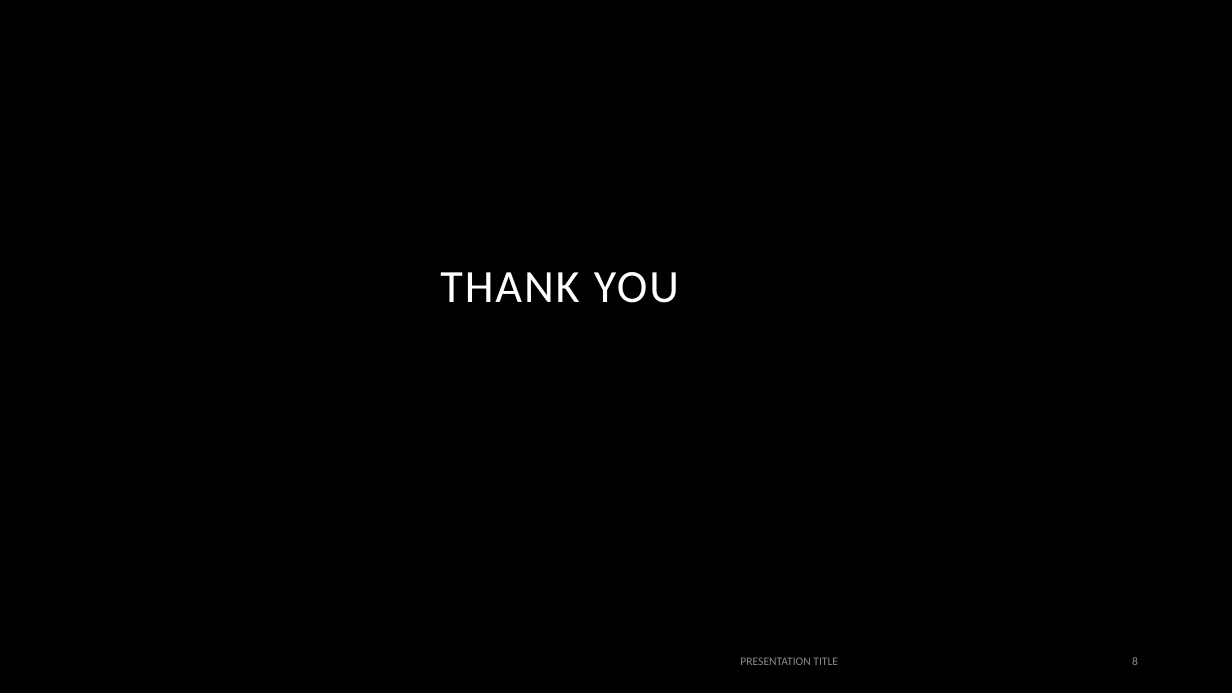
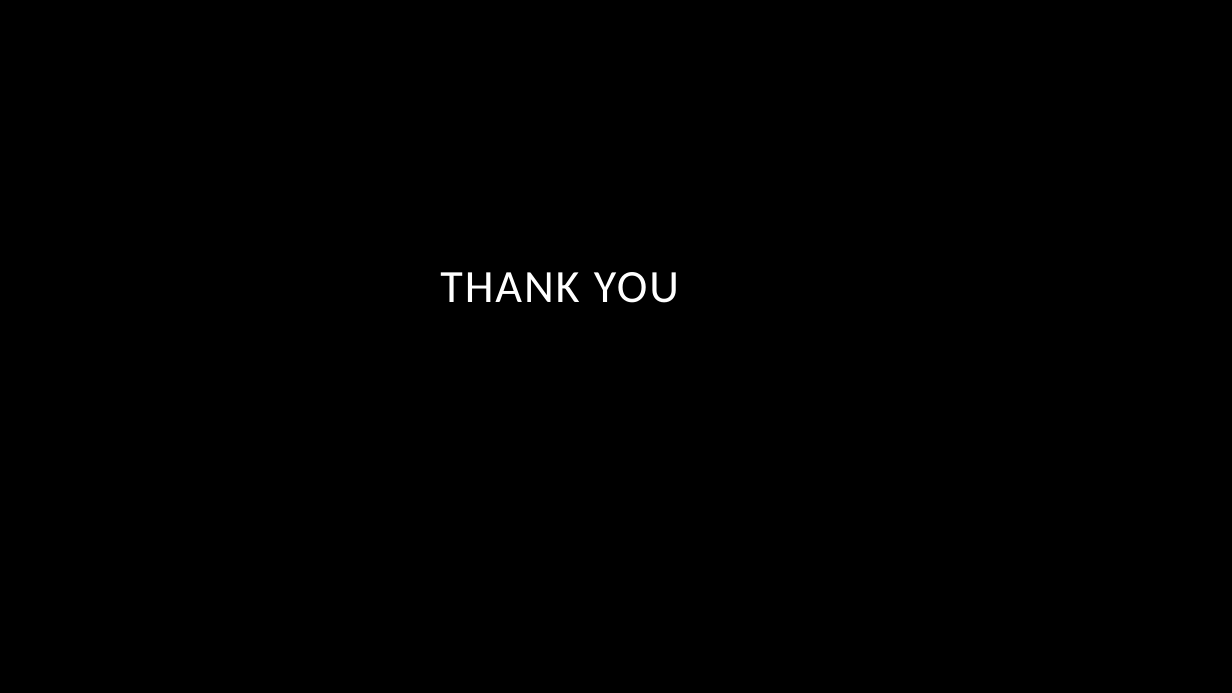
Before and after one commit to mmarenah/Quiz-Me, a slide deck: slide 8 of Presentation3.pptx. Drawn at 1232x693 pixels with LibreOffice and Linux fonts; fonts in the diff are those of the drawing; background and template pictures are left out. Boxes give left, top, right and bottom in pixels: in the first picture for what was removed or moved away, otherwise in the second. Text is boxed around its words. In the diff, an @@ line names an element or a change of style, - is before the commit and + after.

```diff
--- a/Presentation3.pptx
+++ b/Presentation3.pptx
@@ text removed at bbox=[740, 657, 838, 665] @@
-PRESENTATION TITLE
@@ page number removed at bbox=[1132, 657, 1138, 665] @@
-8
```
Also in this commit, not shown: 6 other slides changed.
